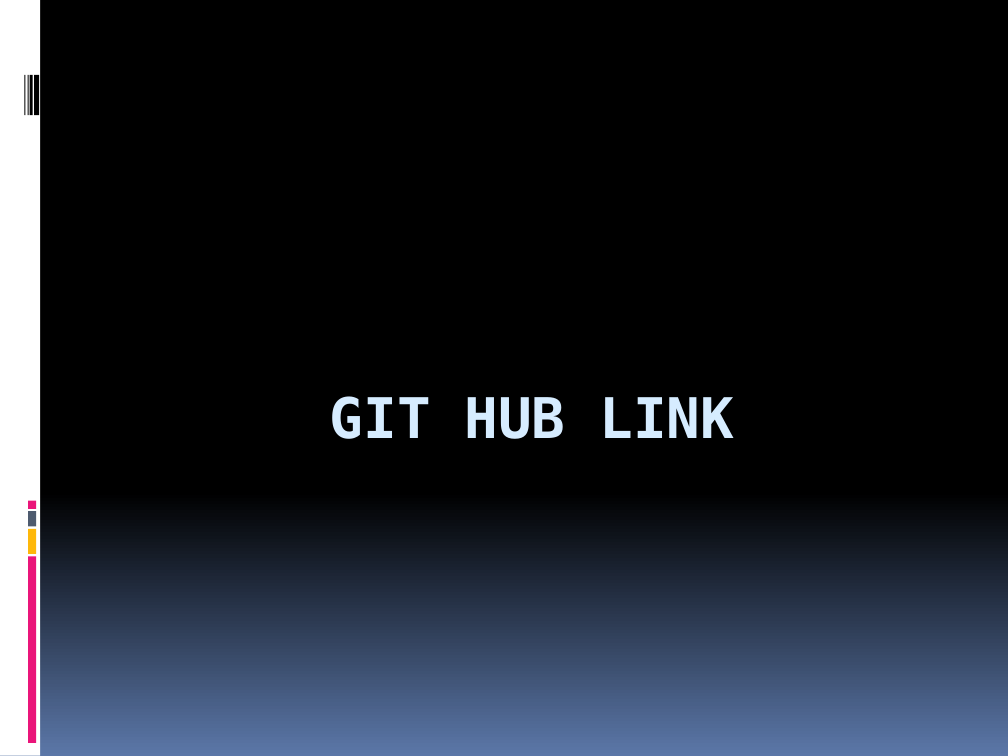
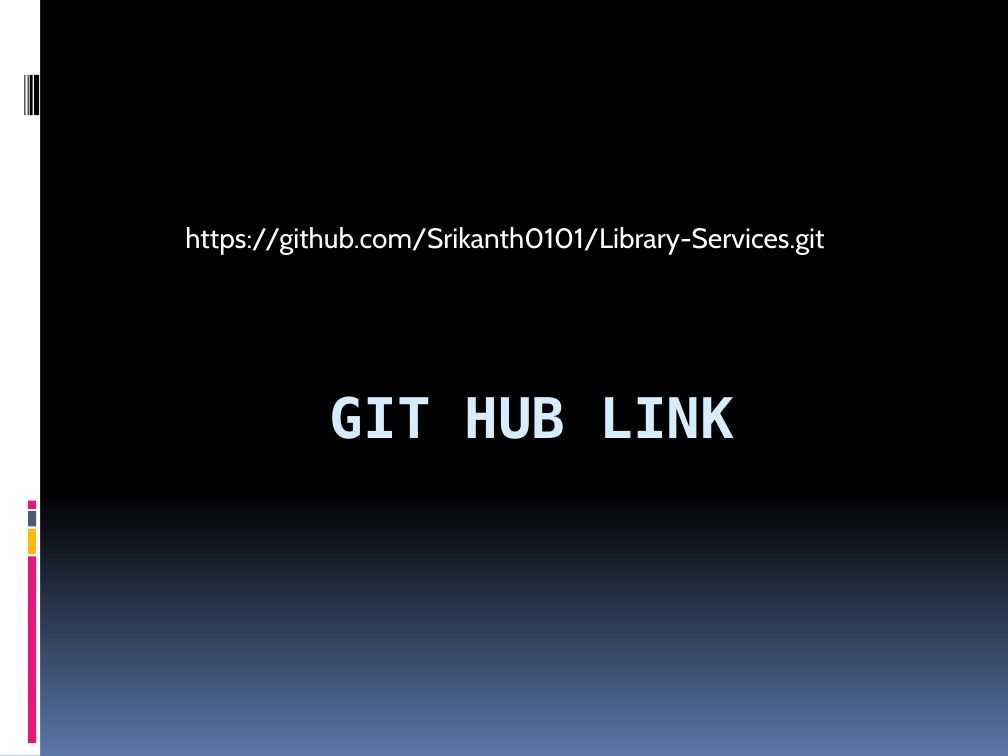
Before and after one commit to Srikanth0101/Library-Services, a slide deck: slide 17 of PPT.pptx. Drawn at 1008x756 pixels with LibreOffice and Linux fonts; fonts in the diff are those of the drawing. Boxes give left, top, right and bottom in pixels: in the first picture for what was removed or moved away, otherwise in the second. Text is boxed around its words. In the diff, an @@ line names an element or a change of style, - is before the commit and + after.

```diff
--- a/PPT.pptx
+++ b/PPT.pptx
@@ subtitle added at <box>185,227,824,254</box>, 20 pt, text #FFFFFF @@
+https://github.com/Srikanth0101/Library-Services.git
```
